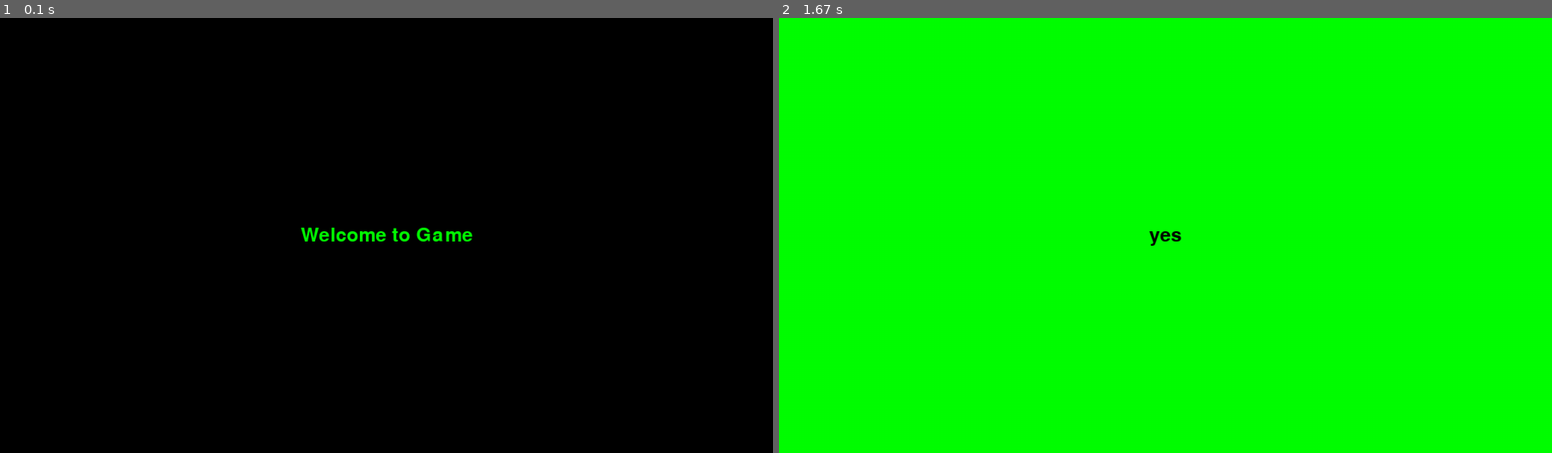
Above: before the commit, frames 1-2 (left to right).
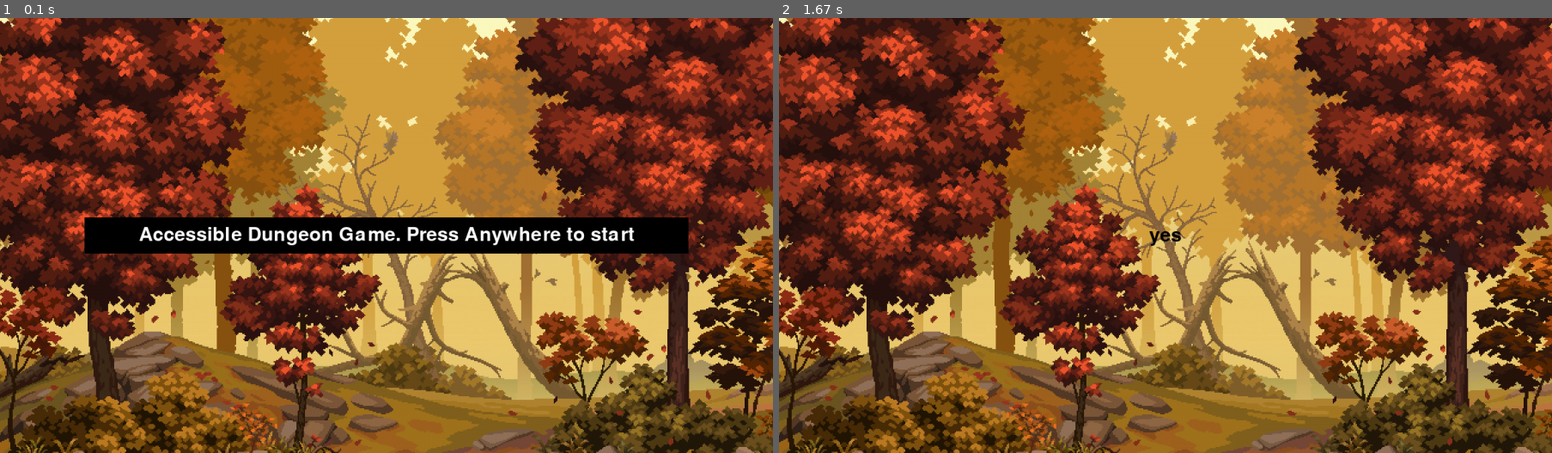
Above: after the commit, the same moments.

Repository: ParsaTavakoli/GUTS-Pygame
Game: pygame game, started from main.py
Same seed, same stepped clock (60 frames per second), same inputs: the game is played once before the commit and once after it.
Inputs:
- Up to frame 1 (0.1 s): no input
- Up to frame 2 (1.67 s): click "yes" at 0.38 s

The runs differ from the first frame. In frame 1, 95% of the frame differs, in the area x 0-100%, y 0-100%; in frame 2, 100%.

Commit message:
Forest and going into second screen

Diff:
--- a/main.py
+++ b/main.py
@@ -2,38 +2,46 @@
 
 pygame.init()
 
-WIDTH, HEIGHT = 1280, 720
-WIN = pygame.display.set_mode((WIDTH,HEIGHT))
-pygame.display.set_caption('Very Accessible Game')
+WIDTH, HEIGHT = 1280, 720 #size of window
+WIN = pygame.display.set_mode((WIDTH,HEIGHT)) #set window size
+pygame.display.set_caption('Very Accessible Game') #title of game
 
-font = pygame.font.Font('freesansbold.ttf', 32)
+font = pygame.font.Font('freesansbold.ttf', 32) #font used for the game
+
+imp = pygame.image.load("forest.jpg").convert()
+WIN.blit(imp, (0, 0)) #displays the image
+pygame.display.flip()
 
 
 yes = font.render('yes', True, (0,0,0))
-yesRect = yes.get_rect()
+yesRect = yes.get_rect() #yes writing
 yesRect.center = (WIDTH// 2, HEIGHT// 2)
 
 no = font.render('no', True, (0,0,0))
-noRect = no.get_rect()
+noRect = no.get_rect() # no writing
 noRect.center = (WIDTH// 2, HEIGHT// 2)
 
-welcome = font.render('Welcome to Game', True, (0,255,0))
-welcRect = welcome.get_rect()
+welcome = font.render('Accessible Dungeon Game. Press Anywhere to start', True, (255,255,255))
+welcRect = welcome.get_rect() #home screen welcome writing
 welcRect.center = (WIDTH// 2, HEIGHT// 2)
 
 def main():
 
     run = True
+    pygame.draw.rect(WIN, (0,0,0), pygame.Rect((WIDTH// 2) - 500 , (HEIGHT// 2)- 30, 1000, 60)) #dispkay rectangle
     WIN.blit(welcome, welcRect)
-    while run:
-        for event in pygame.event.get():
 
 
-            if event.type == pygame.QUIT:
+    while run:
+        for event in pygame.event.get(): #listen for events
+
+
+            if event.type == pygame.QUIT: #if quit end game
                 run = False
-            elif event.type == pygame.MOUSEBUTTONDOWN:
+            elif event.type == pygame.MOUSEBUTTONDOWN: #left click goes to next screen
                 if event.button == 1:
-                    WIN.fill((0,255,0))
+                    WIN.blit(imp, (0, 0))
+                    pygame.display.flip()
                     WIN.blit(yes, yesRect)
 
                 elif event.button == 3:
Binary file added: forest.jpg
